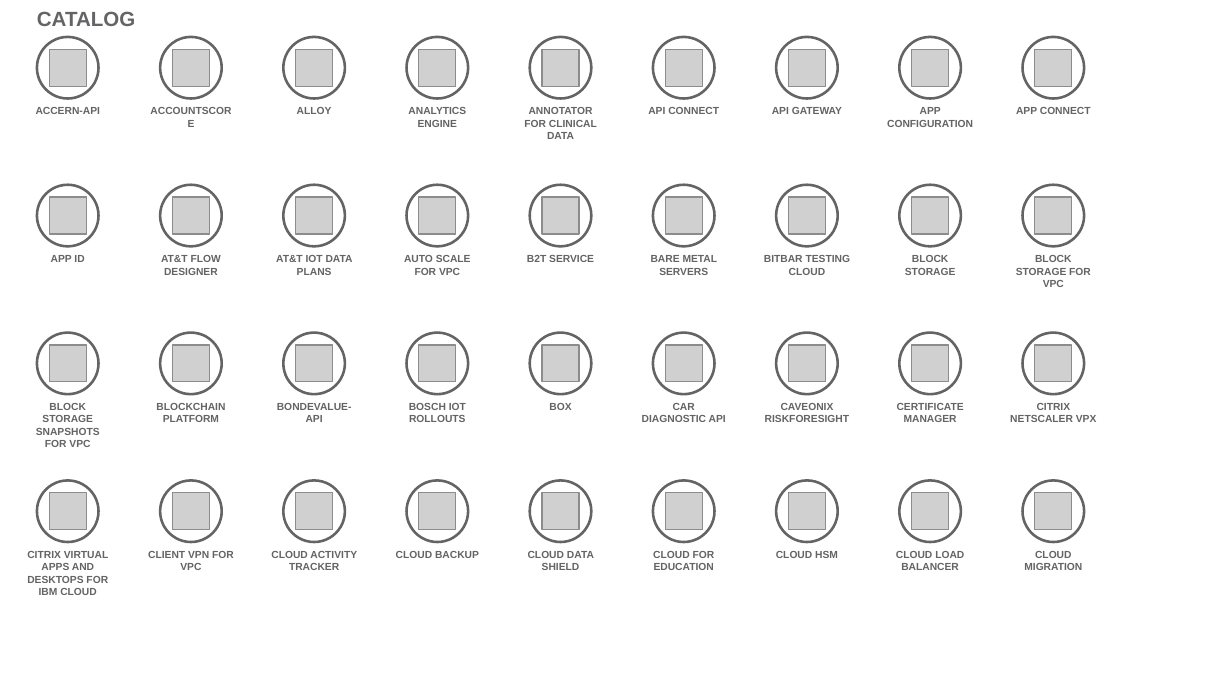
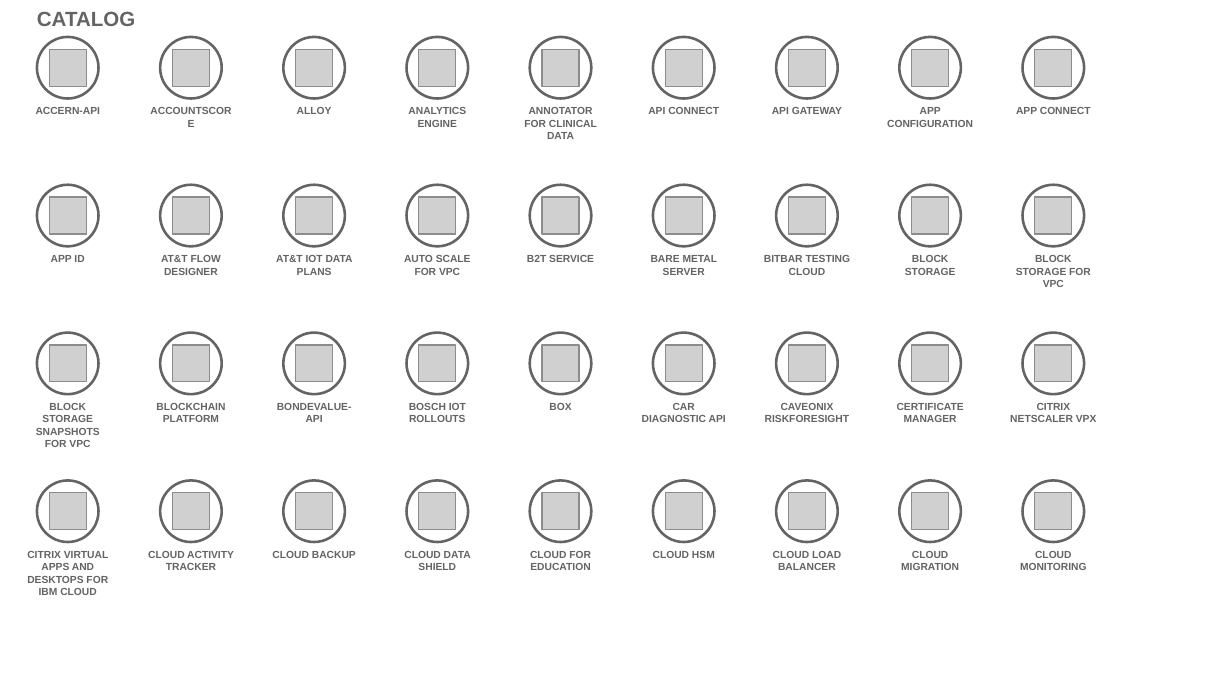
Before and after one commit to l2fprod/myarchitecture, a slide deck: slide 3 of mycatalog-architecture-diagram-template.pptx. Drawn at 1232x693 pixels with LibreOffice and Linux fonts; fonts in the diff are those of the drawing; grey boxes stand for pictures. Boxes give left, top, right and bottom in pixels: in the first picture for what was removed or moved away, otherwise in the second. Text is boxed around its words. In the diff, an @@ line names an element or a change of style, - is before the commit and + after.

```diff
--- a/mycatalog-architecture-diagram-template.pptx
+++ b/mycatalog-architecture-diagram-template.pptx
@@ text at [651, 255, 718, 275]: text changed @@
-BARE METAL SERVERS
+BARE METAL SERVER
@@ text at [148, 551, 234, 570]: text changed @@
-CLIENT VPN FOR VPC
+CLOUD ACTIVITY TRACKER
@@ text at [272, 551, 356, 558]: text changed @@
-CLOUD ACTIVITY TRACKER
+CLOUD BACKUP
@@ text at [404, 551, 471, 570]: text changed @@
-CLOUD BACKUP
+CLOUD DATA SHIELD
@@ text at [530, 551, 591, 570]: text changed @@
-CLOUD DATA SHIELD
+CLOUD FOR EDUCATION
@@ text at [653, 551, 715, 558]: text changed @@
-CLOUD FOR EDUCATION
+CLOUD HSM
@@ text at [773, 551, 841, 570]: text changed @@
-CLOUD HSM
+CLOUD LOAD BALANCER
@@ text at [901, 551, 959, 570]: text changed @@
-CLOUD LOAD BALANCER
+CLOUD MIGRATION
@@ text at [1020, 551, 1087, 570]: text changed @@
-CLOUD MIGRATION
+CLOUD MONITORING
```
Also in this commit, not shown: 6 other slides changed, 1 other file.
